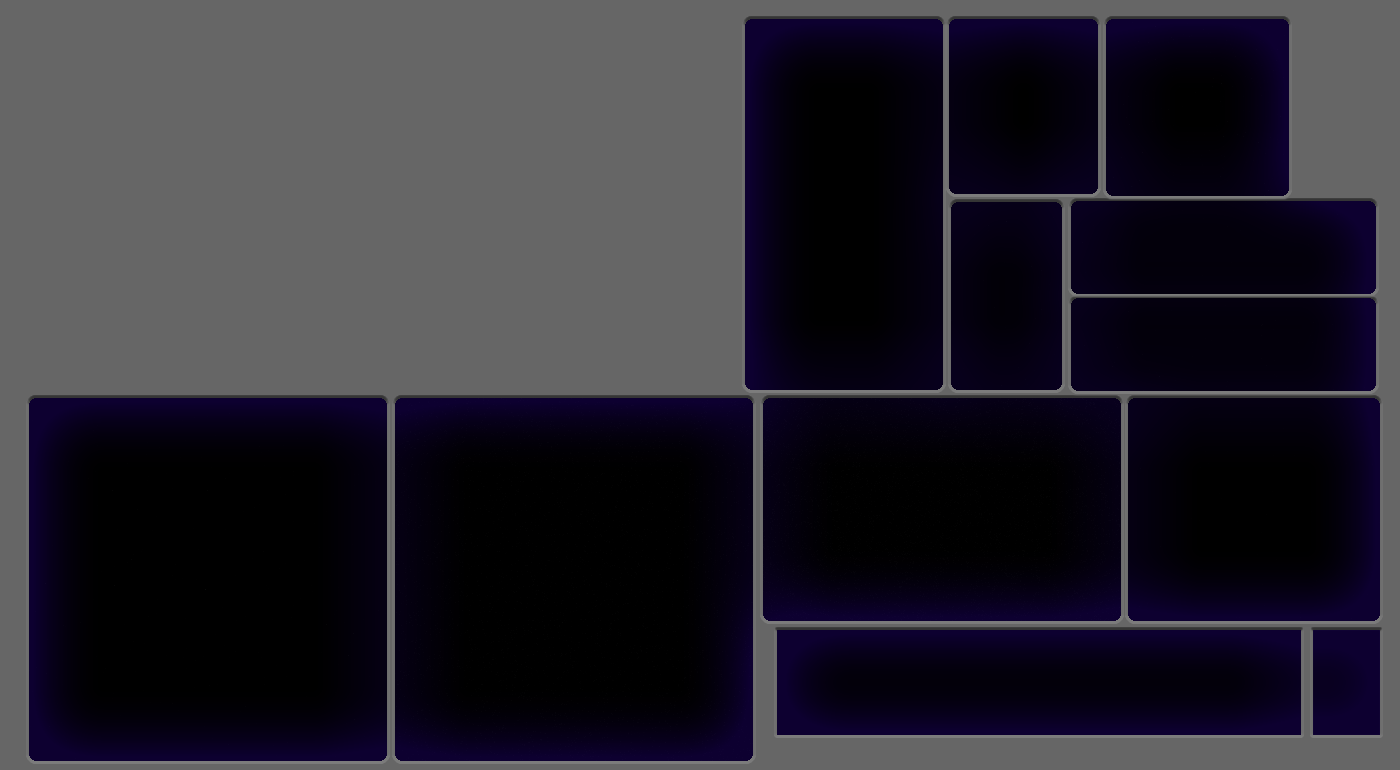
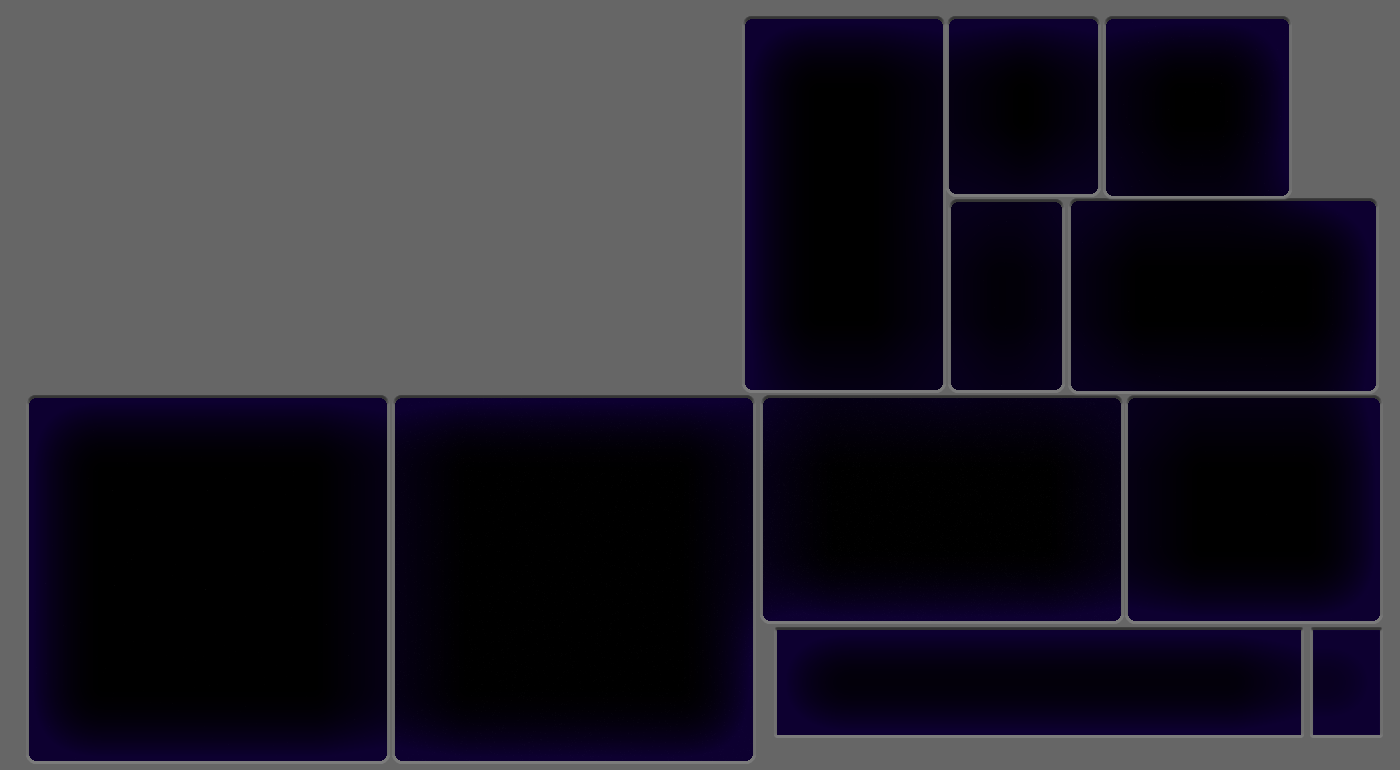
Layered file, before and after one edit (1400 × 770). Changes by layer:
painted on "Dark panels" over left=1071, top=286, right=1376, bottom=303
